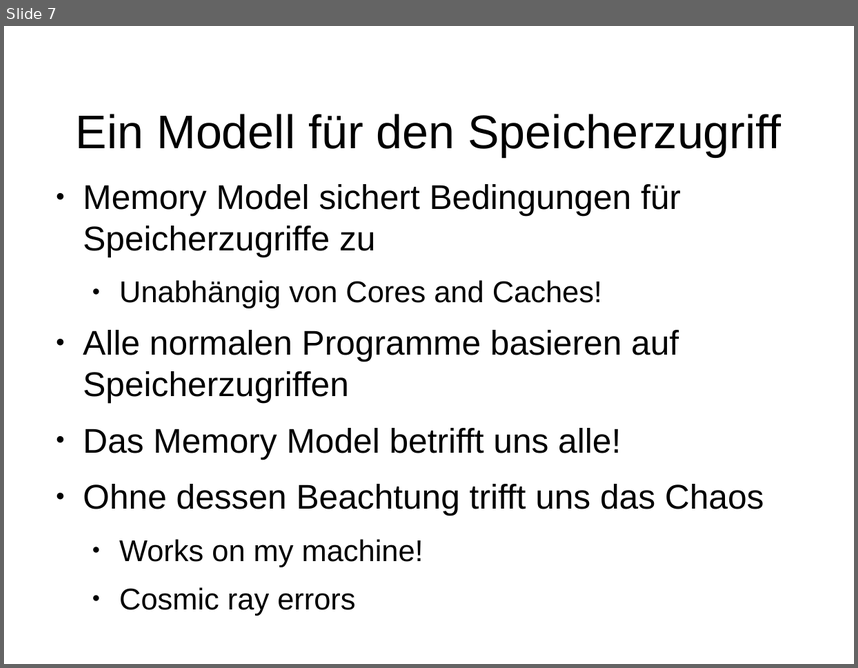
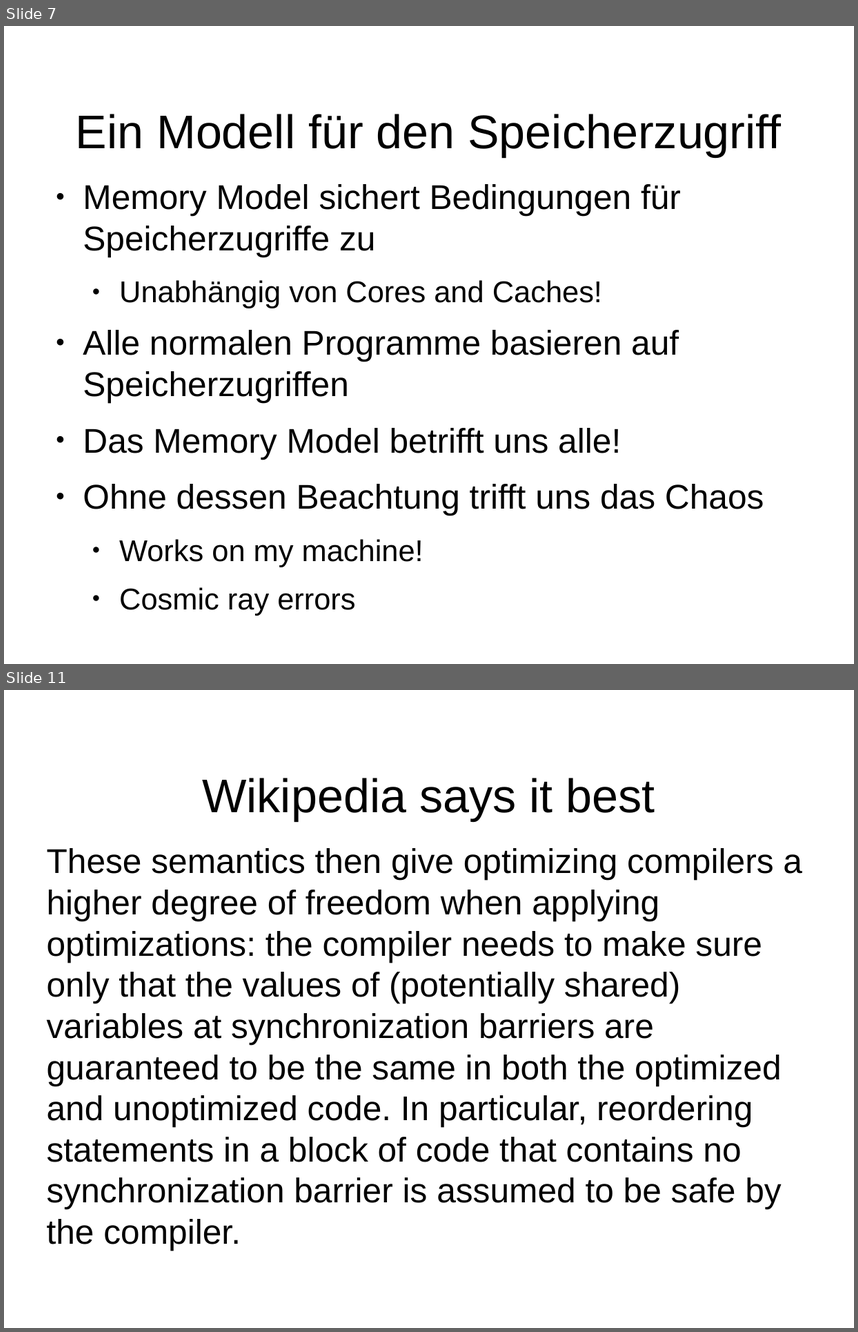
Before and after one commit to dlindner/vorlesung-se2-dhbw, a slide deck: added_2016/Java Memory Model.odp. Shown one above the other, each under a label of ours: slide 7 before the commit, slides 7 and 11 after it; the slides between them are not shown. The pictures are 858x668 and 858x1332 pixels, drawn with LibreOffice and Linux fonts; fonts in the diff are those of the drawing; background and template pictures are left out. Boxes give left, top, right and bottom in pixels: in the first picture for what was removed or moved away, otherwise in the second. Text is boxed around its words. In the diff, an @@ line names an element or a change of style, - is before the commit and + after.

Commit message:
Wikipedia-Orgie

```diff
--- a/added_2016/Java Memory Model.odp
+++ b/added_2016/Java Memory Model.odp
@@ slide 11 added at bbox=[4, 690, 854, 1328], background picture (left out) @@
@@ title added at bbox=[202, 778, 655, 821], 44 pt, text #000000 @@
+Wikipedia says it best
@@ text added at bbox=[47, 848, 802, 1209], 32 pt, text #000000 @@
+These semantics then give optimizing compilers a higher degree of freedom when applying optimizations: the compiler needs to make sure only that the values of (potentially shared) variables at synchronization barriers are guaranteed to be the same in both the optimized and unoptimized code. In particular, reordering statements in a block of code that contains no synchronization barrier is assumed to be safe by the compiler.
```
Also in this commit, not shown: 1 slide changed, 9 other slides added, 10 slides removed.
